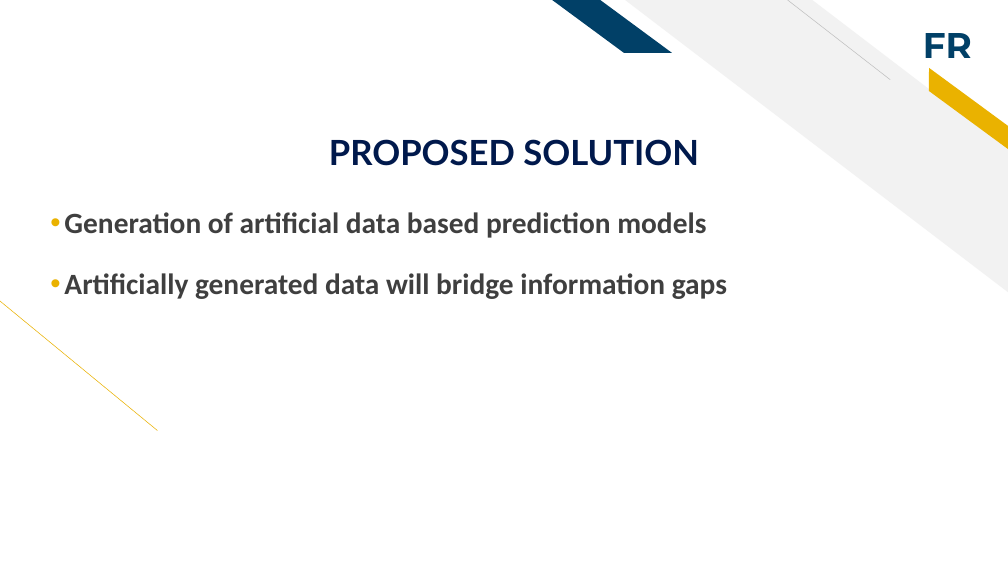
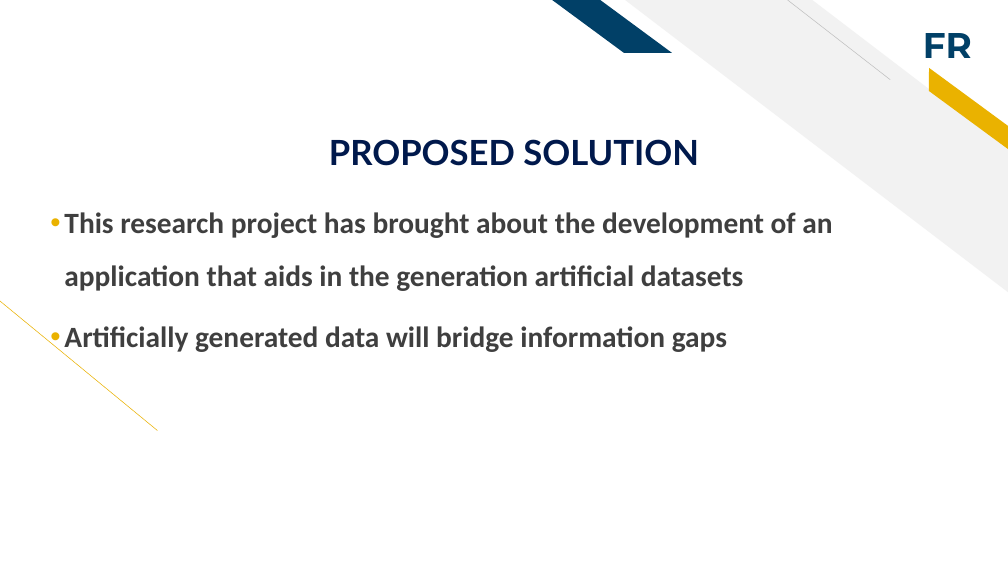
Before and after one commit to WanguiK/synthetica, a slide deck: slide 7 of Deck.pptx. Drawn at 1008x567 pixels with LibreOffice and Linux fonts; fonts in the diff are those of the drawing. Boxes give left, top, right and bottom in pixels: in the first picture for what was removed or moved away, otherwise in the second. Text is boxed around its words. In the diff, an @@ line names an element or a change of style, - is before the commit and + after.

```diff
--- a/Deck.pptx
+++ b/Deck.pptx
@@ text at box(64, 212, 832, 291): text changed @@
-• Generation of artificial data based prediction models
+• This research project has brought about the development of an application that aids in the generation artificial datasets
```
Also in this commit, not shown: 1 other slide changed, 29 slides added, 8 other files.
